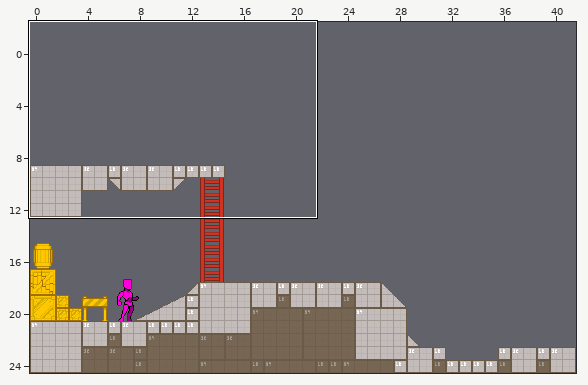
Tiled map (JSON), stored at bin/fantasySideScroller/mockup_tiles2.tmj. The picture above shows the old version from afar; the outline marks the close-up.
Close-up. Old version:
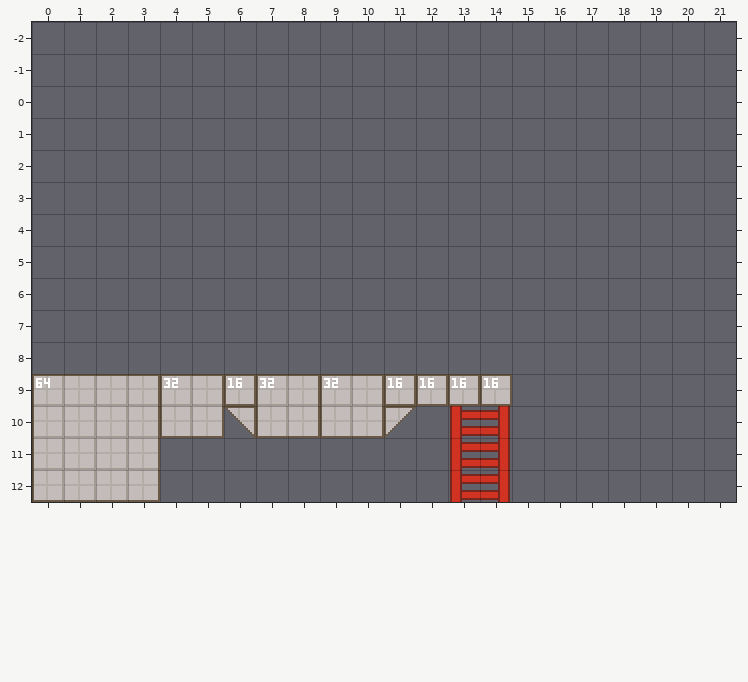
Cells are 16x16 px. Shown: x 0..21, y -2..12. The commit also changed other parts of the map, which this record leaves out. The old version is drawn lined up with the new one.
Now the later version:
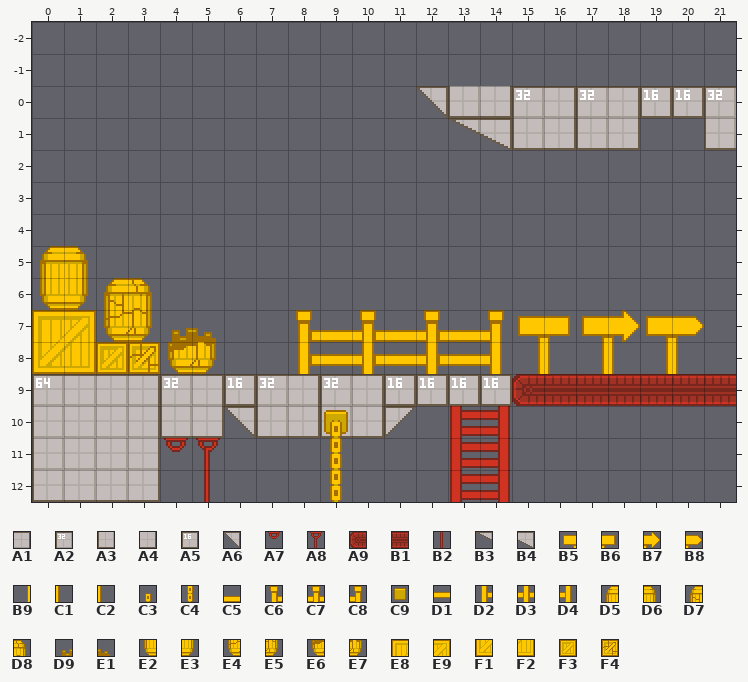
Key: from "MockUpTiles": A1 3 "tile", A2 4 "tile", A3 30 "tile", A4 31 "tile", A5 56 "tile", A6 109 "tile", A7 232, A8 233, A9 256, B1 257, B2 259, B3 292, B4 293, B5 365, B6 366, B7 368, B8 370, B9 391, C1 392, C2 396, C3 418, C4 419, C5 421, C6 422, C7 423, C8 424, C9 444, D1 447, D2 448, D3 449, D4 450, D5 468, D6 469, D7 470, D8 471, D9 472, E1 473, E2 494, E3 495, E4 496, E5 497, E6 498, E7 499, E8 520, E9 521, F1 546, F2 547, F3 552, F4 553.
__ is an empty cell.
Tiles of an added or newly shown layer are drawn over the layers below it.
The edit:
map size 84x64 -> 42x25 cells (old content now starts at 0,-39; both pictures use the new coordinates)
Layer "props":
The author put tile B5 in row 7 at x 15, 17 and 19.
The author put tile B6 in row 7 at x 16.
The author put tile B7 in row 7 at x 18.
The author put tile B8 in row 7 at x 20.
The author put tile B9 in row 8 at x 15, 17 and 19.
The author put tile C1 in row 8 at x 16 and 18.
The author put tile C2 in row 8 at x 20.
The author put tile C5 in row 7 at x 9, 11 and 13.
The author put tile C6 in row 7 at x 8.
The author put tile C7 in row 7 at x 10 and 12.
The author put tile C8 in row 7 at x 14.
The author put tile D1 in row 8 at x 9, 11 and 13.
The author put tile D2 in row 8 at x 8.
The author put tile D3 in row 8 at x 10 and 12.
The author put tile D4 in row 8 at x 14.
The author put tile D5 in row 5 at x 0.
The author put tile D6 in row 5 at x 1.
The author put tile D7 in row 6 at x 2.
The author put tile D8 in row 6 at x 3.
The author put tile D9 in row 7 at x 4.
The author put tile E1 in row 7 at x 5.
The author put tile E2 in row 6 at x 0.
The author put tile E3 in row 6 at x 1.
The author put tile E4 in row 7 at x 2.
The author put tile E5 in row 7 at x 3.
The author put tile E6 in row 8 at x 4.
The author put tile E7 in row 8 at x 5.
The author put tile E8 in row 7 at x 0.
The author put tile E9 in row 7 at x 1.
The author put tile F1 in row 8 at x 0.
The author put tile F2 in row 8 at x 1.
The author put tile F3 in row 8 at x 2.
The author put tile F4 in row 8 at x 3.
Layer "tiles":
The author put tile A1 in row 0 at x 16 and 18.
The author put tile A2 in row 0 at x 15, 17 and 21.
The author put tile A3 in row 0 at x 13; in row 1 at x 15, 17 and 21.
The author put tile A4 in row 0 at x 14; in row 1 at x 16 and 18.
The author put tile A5 in row 0 at x 19 to 20.
The author put tile A6 in row 0 at x 12.
The author put tile B3 in row 1 at x 13.
The author put tile B4 in row 1 at x 14.
Layer "details":
The author put tile C9 in row 10 at x 9.
Layer "details_2" (added):
The author put tile C3 in row 10 at x 9.
The author put tile C4 in rows 11 to 12 at x 9.
Layer "objects":
The author put tile A7 in row 11 at x 4.
The author put tile A8 in row 11 at x 5.
The author put tile A9 in row 9 at x 15.
The author put tile B1 in row 9 at x 16 to 21.
The author put tile B2 in row 12 at x 5.
Pixel boxes of the changes (left, top, right, bottom) in both close-ups:
added: (416, 86, 736, 150)
added: (32, 246, 216, 374)
added: (296, 310, 736, 406)
added: (324, 410, 348, 502)
added: (164, 438, 220, 502)
